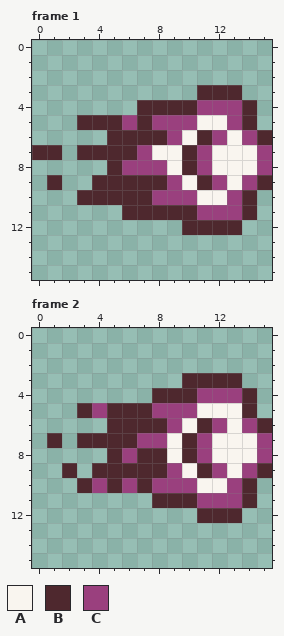
One commit to this pixel-art file: Assets/Bullet/Plasma.ase. The picture above is the old version.
16x16 pixels, 2 frames. Shown: frame 1, frame 2.
Palette (. is transparent): A #f9f5ef  B #4e282e  C #9a407e
Pixels before, frame 1, first column x 0:
 3 ...........BBB..
 4 .......BBBBCCCB.
 5 ...BBBCBCCCAACB.
 6 .....BBBBCABCACB
 7 BB.BBBBCAABCAAAC
 8 .....BCCCABCAAAC
 9 .B..BBBBBCABCACB
10 ...BBBBBCCCAACB.
11 ......BBBBBCCCB.
12 ..........BBBB..
Pixels before, frame 2, first column x 1:
 3 .........BBBB..
 4 .......BBBCCCB.
 5 ..BCBBBCCCAAAB.
 6 ....BBBBCABCACB
 7 B.BBBBCCABCAAAC
 8 ....BCBBABCAAAC
 9 .B.BBBBBCABCACB
10 ..BCBCBCCCAACB.
11 .......BBBCCCB.
12 ..........BBB..
New version:
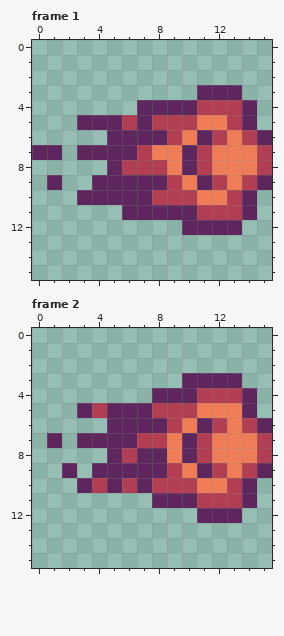
The exact change:
colour A: #f9f5ef -> #ef7d57
colour B: #4e282e -> #5d275d
colour C: #9a407e -> #b13e53
Where, in picture pixels (left, top, right, bottom), the same in both pictures:
changed: (32, 85, 272, 235)
changed: (47, 373, 272, 523)
